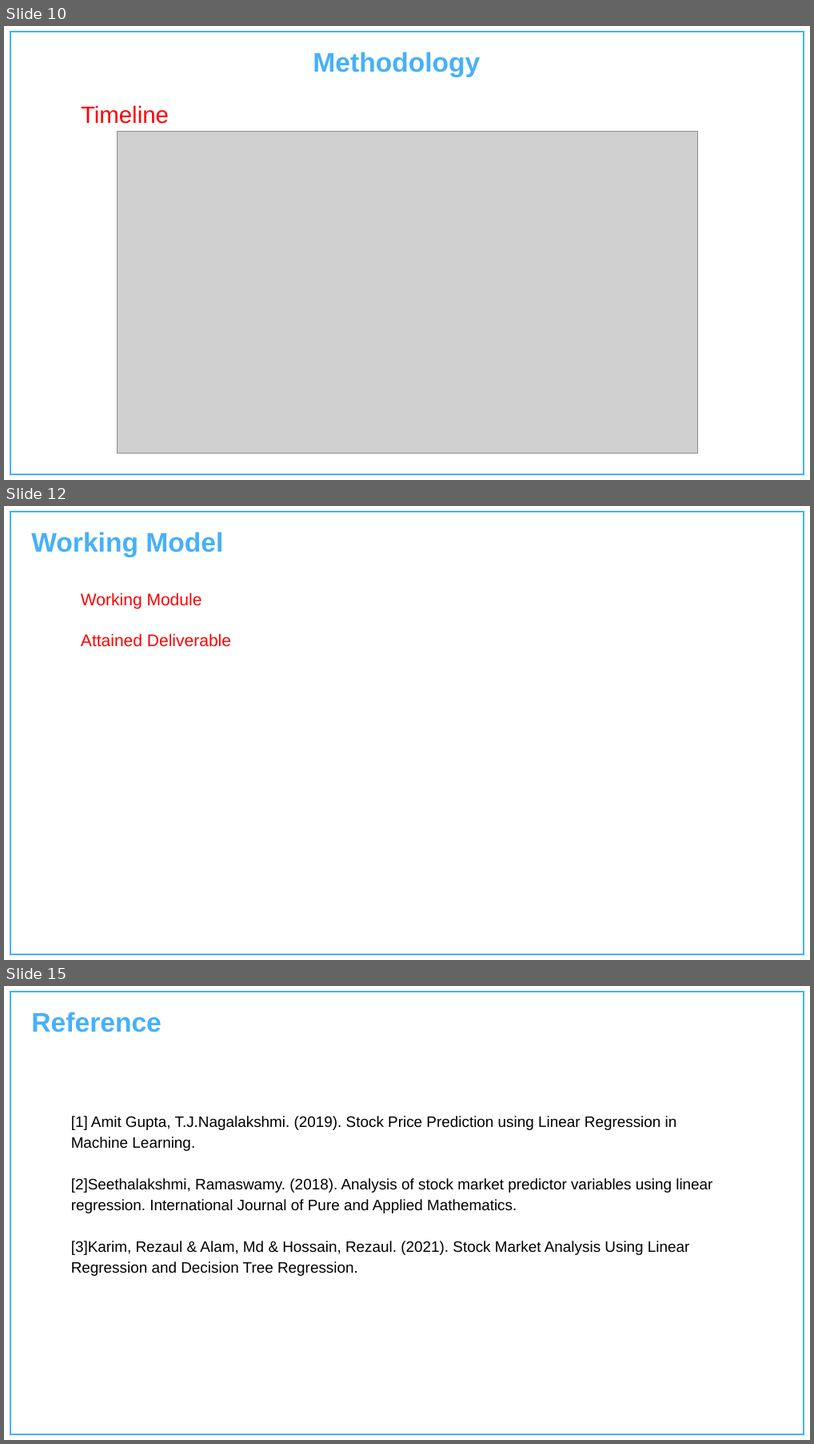
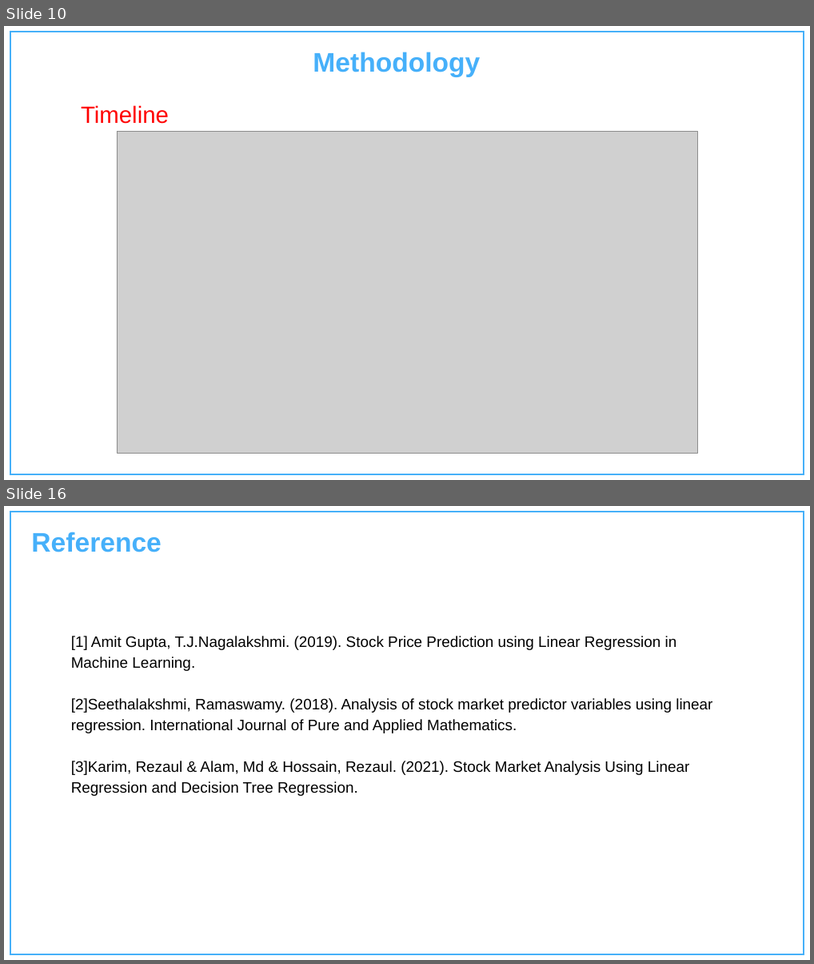
Before and after one commit to Charu-2718/TradeHelp, a slide deck: Documentation/Presentation.pptx. Shown one above the other, each under a label of ours: slides 10, 12 and 15 before the commit, slides 10 and 16 after it; the slides between them are not shown. The pictures are 814x1444 and 814x964 pixels, drawn with LibreOffice and Linux fonts; fonts in the diff are those of the drawing; grey boxes stand for pictures; background and template pictures are left out. Boxes give left, top, right and bottom in pixels: in the first picture for what was removed or moved away, otherwise in the second. Text is boxed around its words. In the diff, an @@ line names an element or a change of style, - is before the commit and + after.

```diff
--- a/Documentation/Presentation.pptx
+++ b/Documentation/Presentation.pptx
@@ slide 12 removed at [4,506,810,960], background #FFFFFF; not listed: 1 template element that a slide beside it also shows @@
@@ text removed at [31,532,223,557] @@
-Working Model
@@ text removed at [81,592,231,647] @@
-Working Module
-Attained Deliverable
@@ what was slide 15 is now slide 16 @@
```
Also in this commit, not shown: 3 slides changed, 4 slides added, 2 other slides removed, 1 other file.
